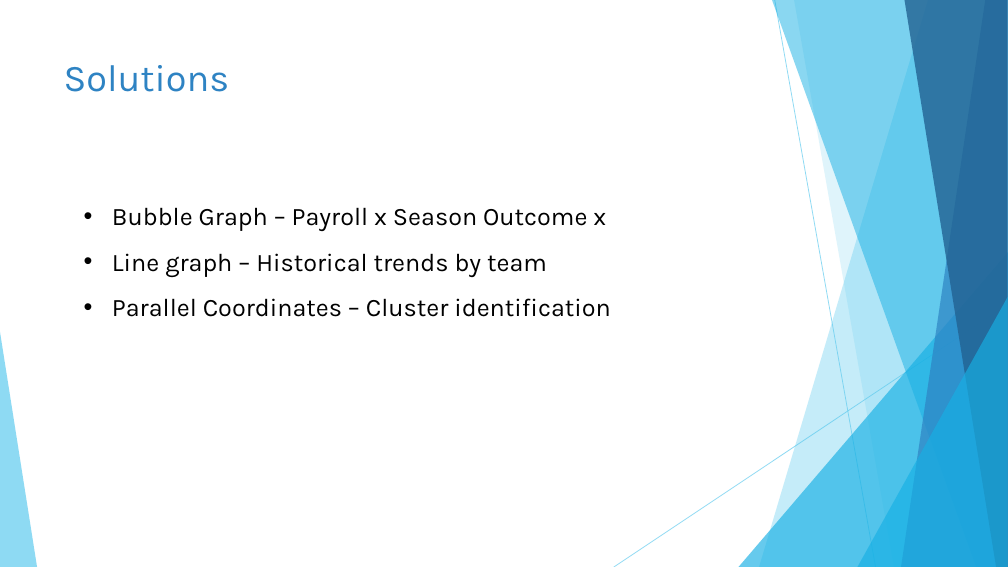
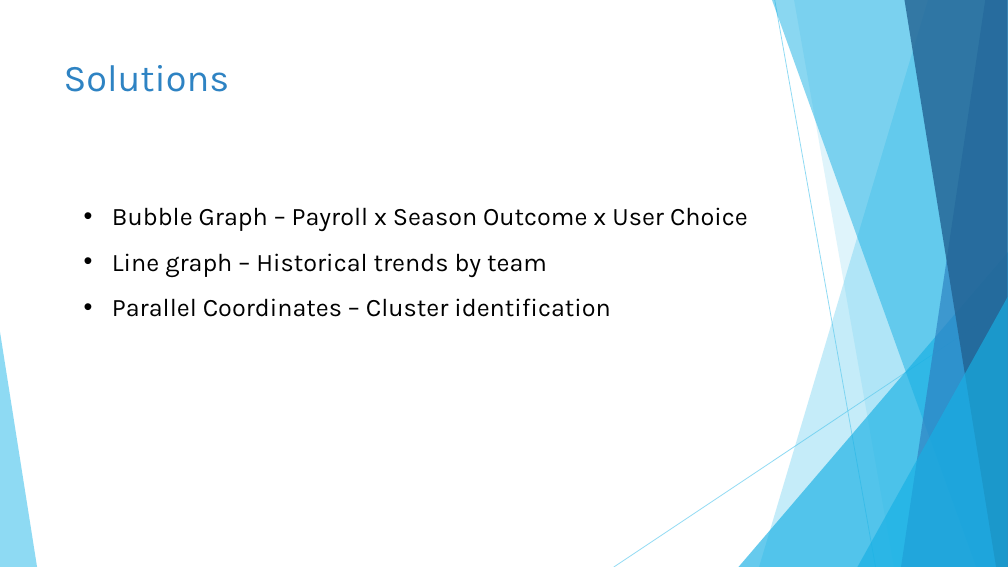
Before and after one commit to Dantheman340/visual-analytics, a slide deck: slide 4 of Baseball is a Team Game.pptx. Drawn at 1008x567 pixels with LibreOffice and Linux fonts; fonts in the diff are those of the drawing. Boxes give left, top, right and bottom in pixels: in the first picture for what was removed or moved away, otherwise in the second. Text is boxed around its words. In the diff, an @@ line names an element or a change of style, - is before the commit and + after.

Commit message:
minor fix to presentation

```diff
--- a/Baseball is a Team Game.pptx
+++ b/Baseball is a Team Game.pptx
@@ text at [112, 207, 748, 231]: text changed @@
-• Bubble Graph – Payroll x Season Outcome x
+• Bubble Graph – Payroll x Season Outcome x User Choice
```
